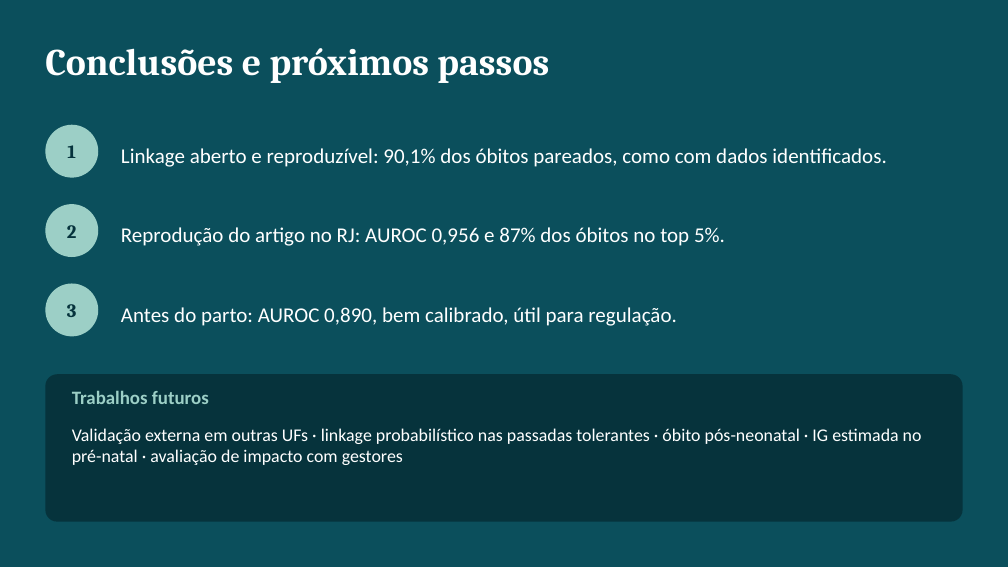
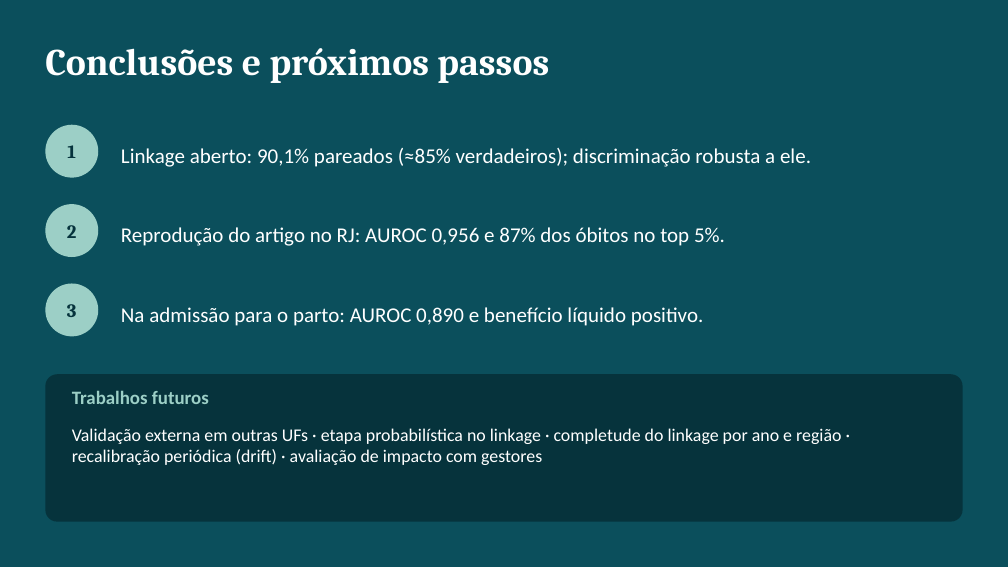
Before and after one commit to CledsonSilvaAraujo/mortalidade-neonatal-rj, a slide deck: slide 14 of slides/apresentacao.pptx (slide 13 before the commit). Drawn at 1008x567 pixels with LibreOffice and Linux fonts; fonts in the diff are those of the drawing. Boxes give left, top, right and bottom in pixels: in the first picture for what was removed or moved away, otherwise in the second. Text is boxed around its words. In the diff, an @@ line names an element or a change of style, - is before the commit and + after.

```diff
--- a/slides/apresentacao.pptx
+++ b/slides/apresentacao.pptx
@@ text at (121, 148, 811, 167): text changed @@
-Linkage aberto e reproduzível: 90,1% dos óbitos pareados, como com dados identificados.
+Linkage aberto: 90,1% pareados (≈85% verdadeiros); discriminação robusta a ele.
@@ text at (121, 307, 704, 326): text changed @@
-Antes do parto: AUROC 0,890, bem calibrado, útil para regulação.
+Na admissão para o parto: AUROC 0,890 e benefício líquido positivo.
@@ text at (72, 428, 841, 465): text changed @@
-Validação externa em outras UFs · linkage probabilístico nas passadas tolerantes · óbito pós-neonatal · IG estimada no pré-natal · avaliação de impacto com gestores
+Validação externa em outras UFs · etapa probabilística no linkage · completude do linkage por ano e região · recalibração periódica (drift) · avaliação de impacto com gestores
```
Also in this commit, not shown: 5 other slides changed, 1 slide added, 23 other files.
